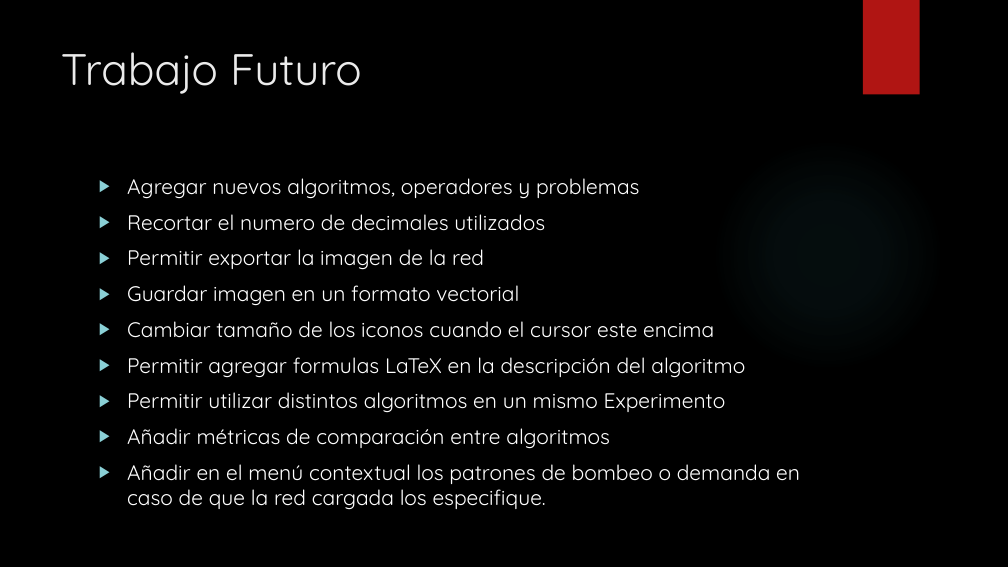
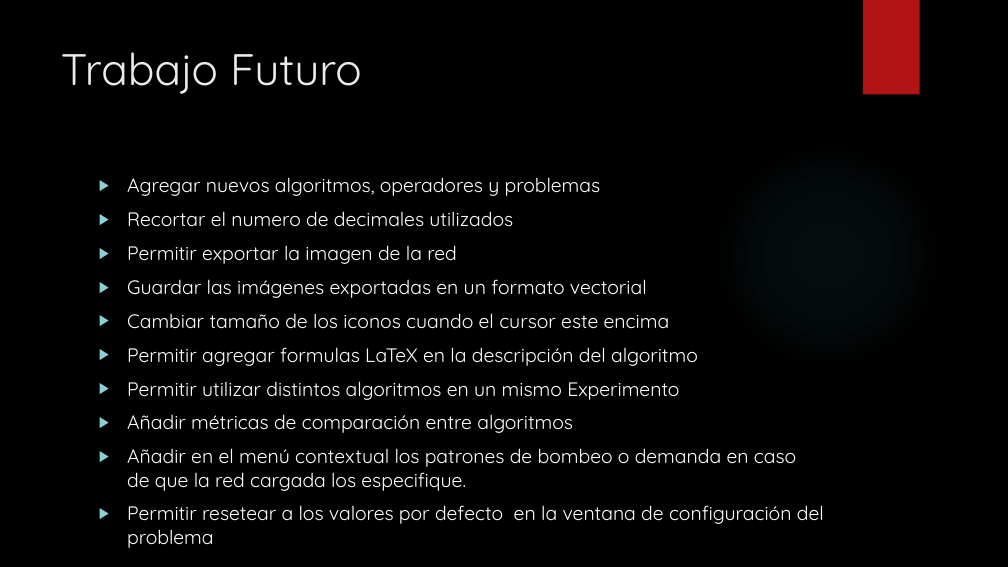
Before and after one commit to gsanhuezafuentes/ProyectoDeMemoria, a slide deck: slide 39 of presentacion/JHawanet.pptx. Drawn at 1008x567 pixels with LibreOffice and Linux fonts; fonts in the diff are those of the drawing; background and template pictures are left out. Boxes give left, top, right and bottom in pixels: in the first picture for what was removed or moved away, otherwise in the second. Text is boxed around its words. In the diff, an @@ line names an element or a change of style, - is before the commit and + after.

```diff
--- a/presentacion/JHawanet.pptx
+++ b/presentacion/JHawanet.pptx
@@ text at (127,177,796,491): size 20 to 18.5 pt in "Agregar nuevos algoritmos, operadores y problemas", "Recortar el numero de decimales utilizados", "Permitir exportar la imagen de la red", "Cambiar tamaño de los iconos cuando el ..." and 4 more places @@
@@ text at (127,279,647,298): text changed; size 20 to 18.5 pt @@
-▶ Guardar imagen en un formato vectorial
+▶ Guardar las imágenes exportadas en un formato vectorial
@@ text at (127,505,824,524): paragraph added @@
+▶ Permitir resetear a los valores por defecto en la ventana de configuración del problema
```
Also in this commit, not shown: 9 other files.
